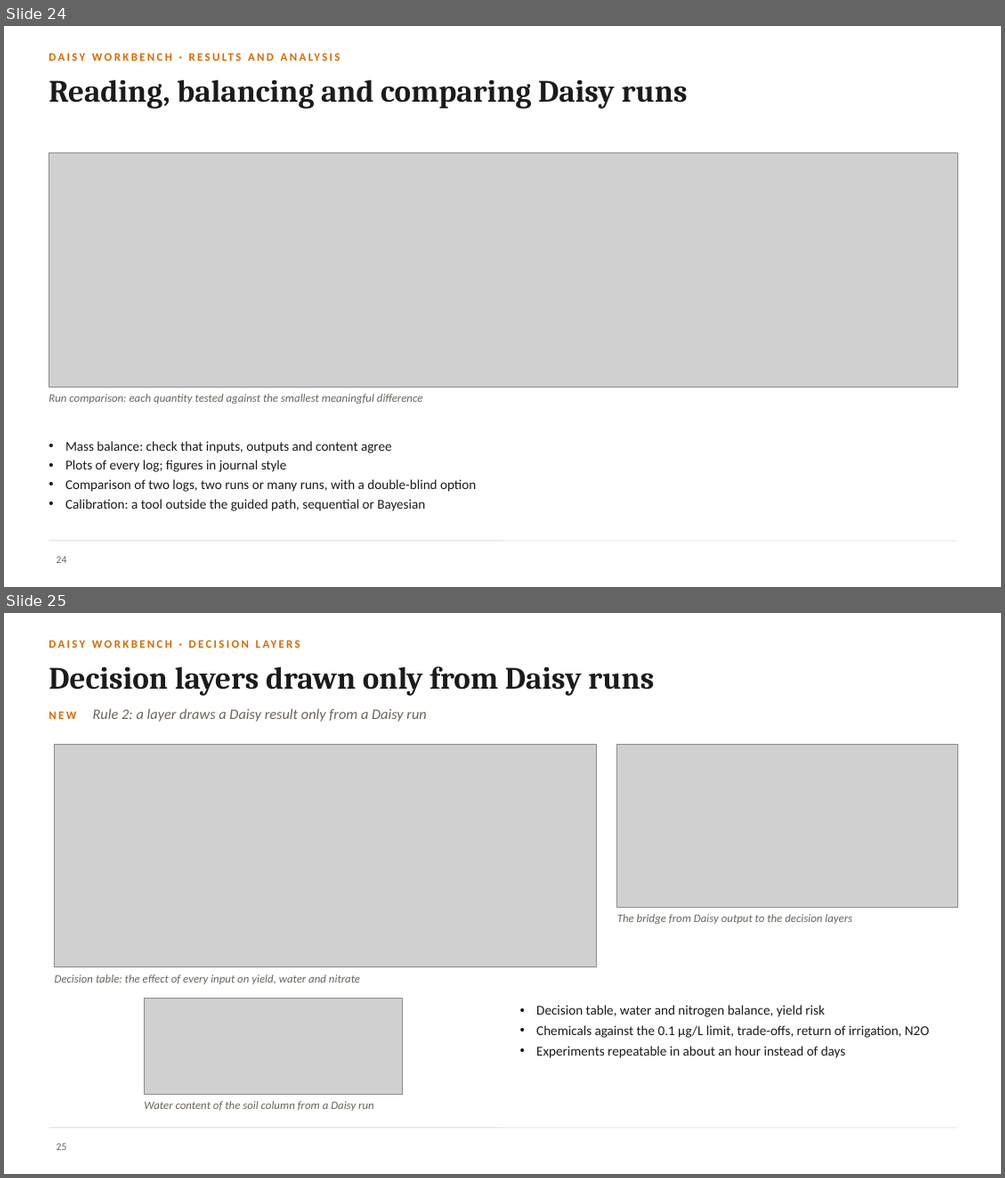
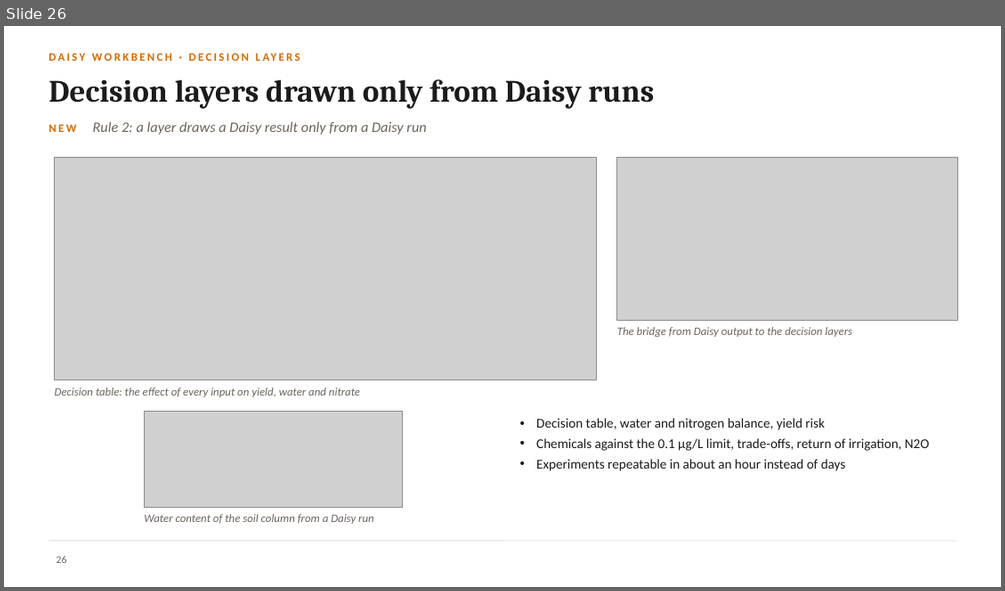
Before and after one commit to halilunaziru73-creator/Coupled-Water-Fluxes-Pore-Scale-Dynamics-Precision-Irrigation-Mulching-Feedback-Loops, a slide deck: Manuscripts/pdf/Supplementary/SWAFL_Presentation.pptx. Shown one above the other, each under a label of ours: slides 24 and 25 before the commit, slide 26 after it. The pictures are 1005x1178 and 1005x591 pixels, drawn with LibreOffice and Linux fonts; fonts in the diff are those of the drawing; grey boxes stand for pictures; background and template pictures are left out. Boxes give left, top, right and bottom in pixels: in the first picture for what was removed or moved away, otherwise in the second. Text is boxed around its words. In the diff, an @@ line names an element or a change of style, - is before the commit and + after.

Commit message:
Presentation: real Daisy run figures, field sketch and pipe network slide, version 1.1.0 news, layer counts as in the description

```diff
--- a/Manuscripts/pdf/Supplementary/SWAFL_Presentation.pptx
+++ b/Manuscripts/pdf/Supplementary/SWAFL_Presentation.pptx
@@ slide 24 removed at <box>4,26,1001,587</box>, background #FFFFFF; not listed: 1 template element that a slide beside it also shows @@
@@ text removed at <box>48,50,722,72</box> @@
-DAISY WORKBENCH · RESULTS AND ANALYSIS
@@ title removed at <box>48,79,688,109</box> @@
-Reading, balancing and comparing Daisy runs
@@ picture removed at <box>48,153,957,386</box> @@
@@ text removed at <box>48,394,423,403</box> @@
-Run comparison: each quantity tested against the smallest meaningful difference
@@ text removed at <box>65,441,476,511</box> @@
-• Mass balance: check that inputs, outputs and content agree
-• Plots of every log; figures in journal style
-• Comparison of two logs, two runs or many runs, with a double-blind option
-• Calibration: a tool outside the guided path, sequential or Bayesian
@@ page number removed at <box>57,556,67,563</box> @@
-24
@@ what was slide 25 is now slide 26 @@
@@ page number at <box>57,556,67,563</box>: text changed @@
-25
+26
```
Also in this commit, not shown: 3 slides changed, 2 slides added.
